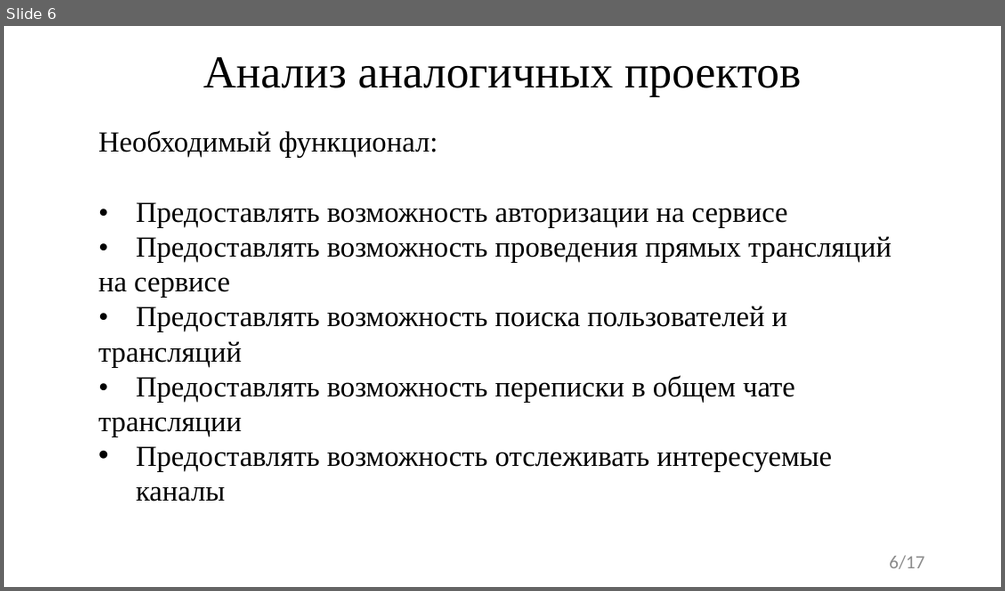
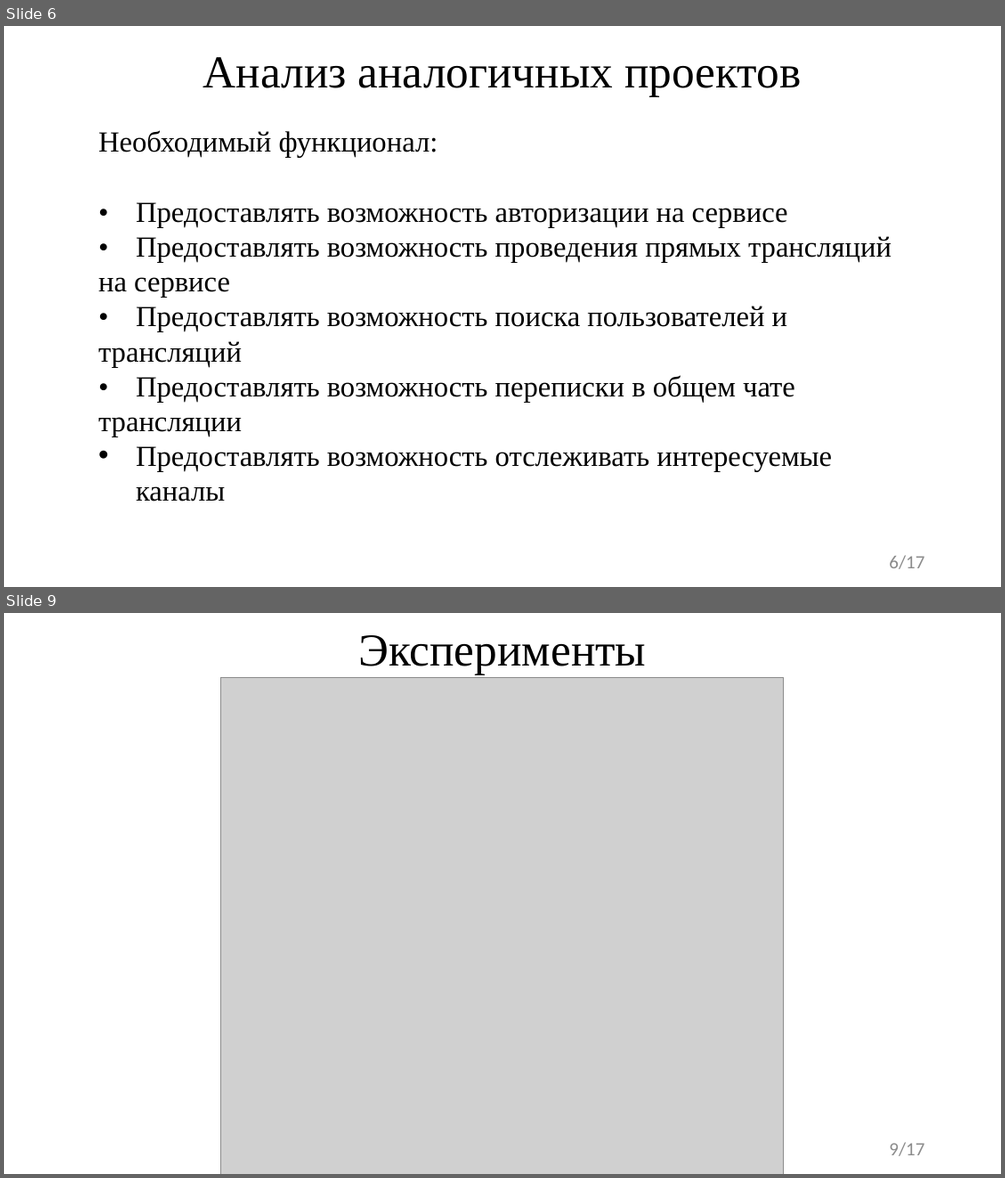
Before and after one commit to FaceMan01/Homework, a slide deck: ВКР/Презентация ВКР.pptx. Shown one above the other, each under a label of ours: slide 6 before the commit, slides 6 and 9 after it; the slides between them are not shown. The pictures are 1005x591 and 1005x1178 pixels, drawn with LibreOffice and Linux fonts; fonts in the diff are those of the drawing; grey boxes stand for pictures. Boxes give left, top, right and bottom in pixels: in the first picture for what was removed or moved away, otherwise in the second. Text is boxed around its words. In the diff, an @@ line names an element or a change of style, - is before the commit and + after.

```diff
--- a/ВКР/Презентация ВКР.pptx
+++ b/ВКР/Презентация ВКР.pptx
@@ slide 9 added at [4,613,1001,1174], background #FFFFFF @@
@@ title added at [358,635,646,675], 44 pt, text #000000 @@
+Эксперименты
@@ picture added at [221,678,783,1174] @@
@@ page number added at [889,1142,924,1156], 18 pt, text #8C8C8C @@
+9/17
```
Also in this commit, not shown: 6 slides changed, 2 other slides added, 4 slides removed, 1 other file.
